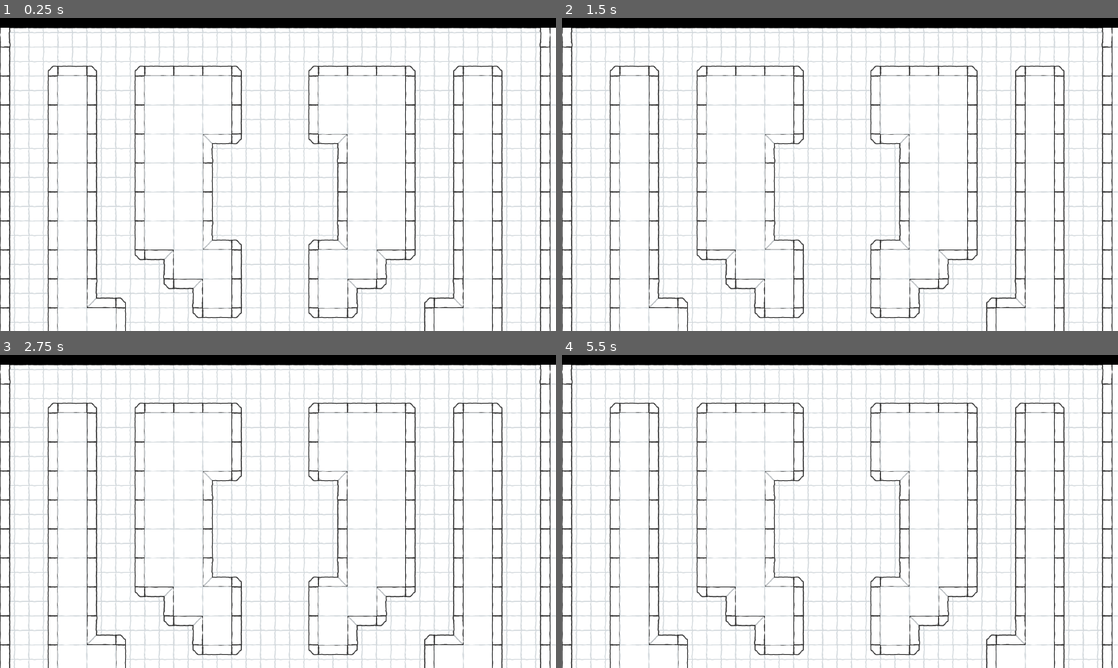
Above: before the commit, frames 1-4 (two rows, left to right).
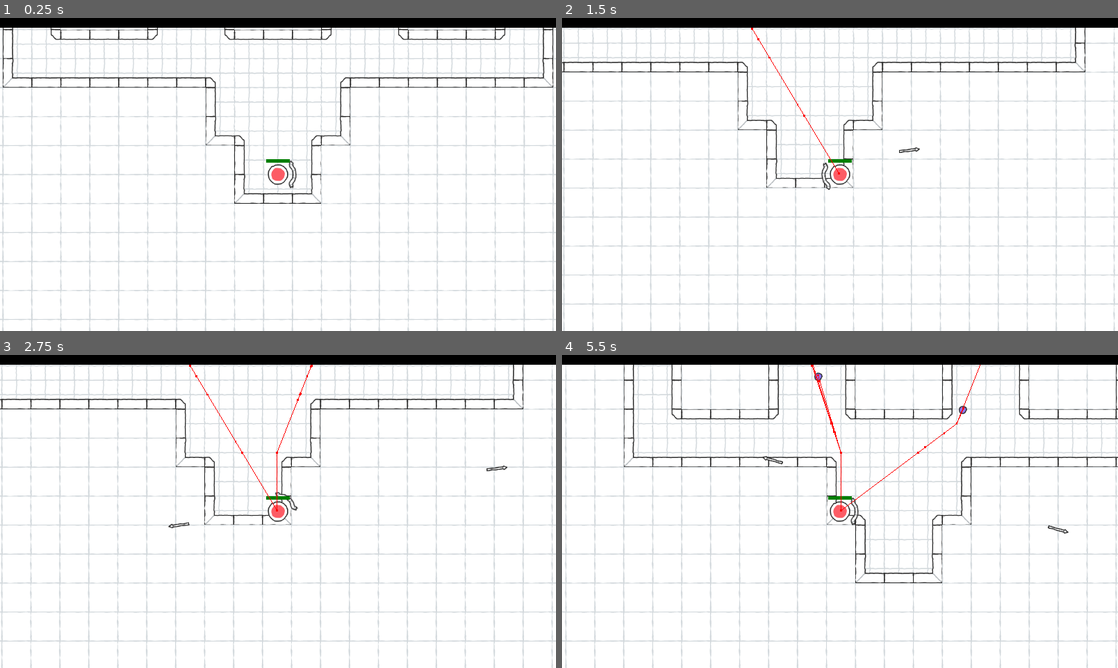
Above: after the commit, the same moments.

Repository: la-game/la-bh
Game: Godot game, scene res://src/game/maps/map_00.tscn
Same seed, same stepped clock (60 frames per second), same inputs: the game is played once before the commit and once after it. This scene is started directly instead of the project's main scene.
Inputs (mouse positions are in pixels of both pictures, inside the frame that each line leads up to):
- Up to frame 1 (0.25 s): no input
- Up to frame 2 (1.5 s): tap Enter at 0.5 s; move the mouse to (962, 158) at 0.52 s; hold D (move_right) 0.53-1.28 s; move the mouse to (728, 190) at 1.27 s; hold S (move_down) from 1.28 s (still down)
- Up to frame 3 (2.75 s): move the mouse to (333, 442) at 2.02 s; release S (move_down) at 2.03 s; hold D (move_right) from 2.03 s (still down)
- Up to frame 4 (5.5 s): move the mouse to (812, 574) at 2.77 s; release D (move_right) at 2.78 s; hold W (move_up) 2.78-3.53 s; move the mouse to (1006, 558) at 3.52 s; hold A (move_left) 3.53-5.03 s; move the mouse to (673, 464) at 4.27 s; move the mouse to (867, 511) at 5.02 s; hold S (move_down) from 5.03 s (still down)

The runs differ from the first frame. In frame 1, 23% of the frame differs, in the area x 0-100%, y 3-100%; in frame 2, 22%; in frame 3, 22%; in frame 4, 23%.
Error before the commit: Parse Error: Identifier "Waves" not declared in the current scope. (res://src/game/maps/map.gd:18)

Commit message:
Remove previous wave logic

Diff:
--- a/src/game/maps/map.gd
+++ b/src/game/maps/map.gd
@@ -14,8 +14,6 @@
 @export var enemies: Node2D
 
 @export var players_experience_bar: PlayersExperienceBar
-
-var wave: Array[PackedScene] = Waves.wave_00
 
 
 func _ready() -> void:
